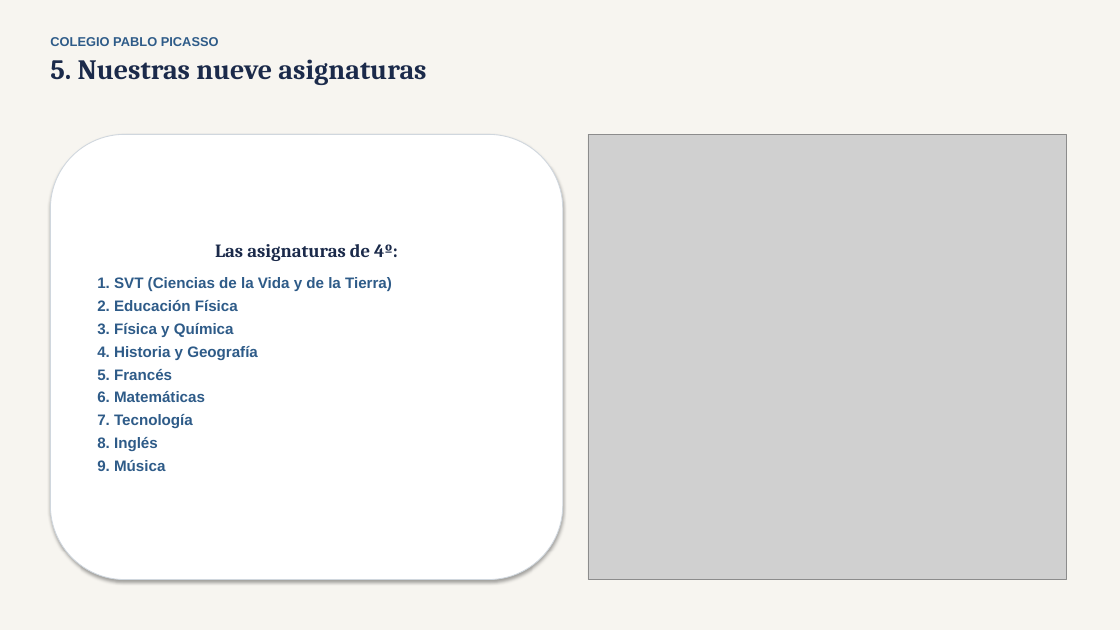
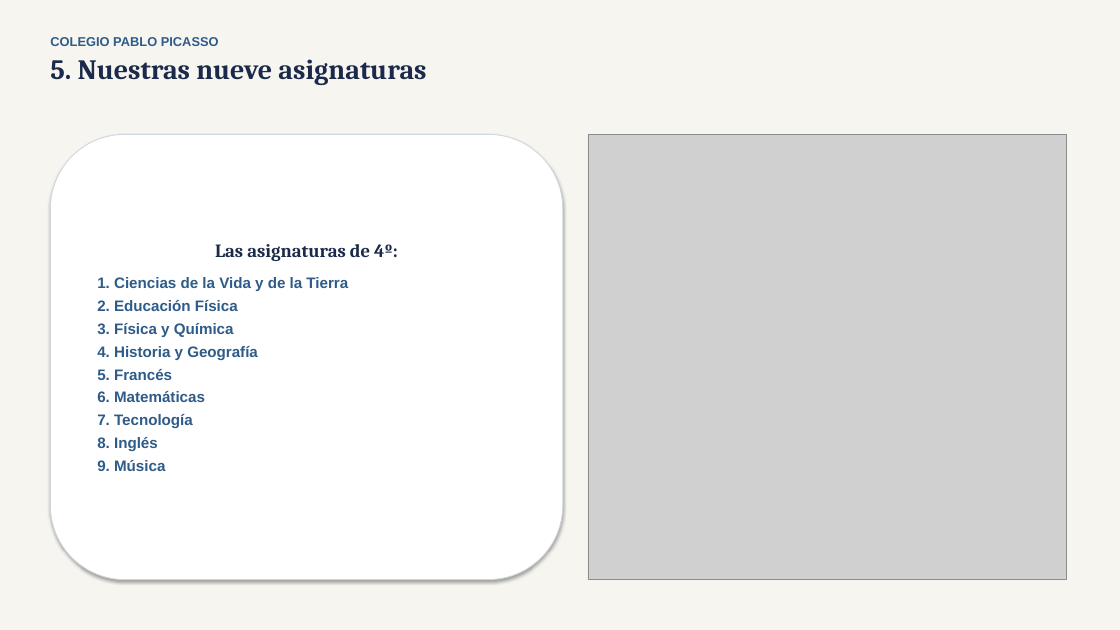
Before and after one commit to natxmans/colegio-aurora, a slide deck: slide 6 of presentacion/nuestro_colegio_ideal.pptx. Drawn at 1120x630 pixels with LibreOffice and Linux fonts; fonts in the diff are those of the drawing; grey boxes stand for pictures. Boxes give left, top, right and bottom in pixels: in the first picture for what was removed or moved away, otherwise in the second. Text is boxed around its words. In the diff, an @@ line names an element or a change of style, - is before the commit and + after.

```diff
--- a/presentacion/nuestro_colegio_ideal.pptx
+++ b/presentacion/nuestro_colegio_ideal.pptx
@@ text in rounded rectangle at bbox=[97, 277, 348, 291]: text changed @@
-1. SVT (Ciencias de la Vida y de la Tierra)
+1. Ciencias de la Vida y de la Tierra
```
Also in this commit, not shown: 23 other files.
